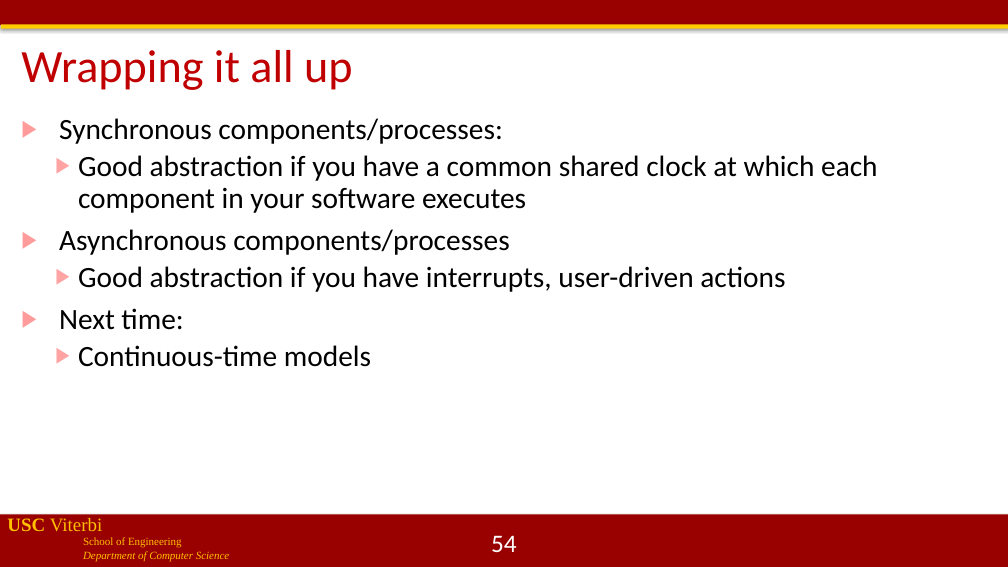
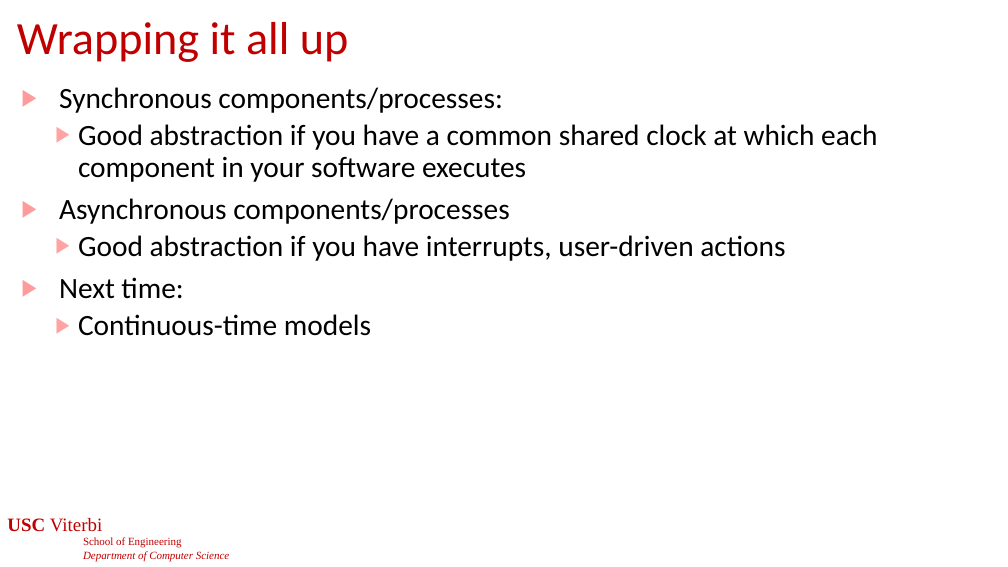
Before and after one commit to jdeshmukh/jdeshmukh.github.io, a slide deck: slide 55 of teaching/cs513slides/lecture1-Models.pptx (slide 54 before the commit). Drawn at 1008x567 pixels with LibreOffice and Linux fonts; fonts in the diff are those of the drawing; background and template pictures are left out. Boxes give left, top, right and bottom in pixels: in the first picture for what was removed or moved away, otherwise in the second. Text is boxed around its words. In the diff, an @@ line names an element or a change of style, - is before the commit and + after.

```diff
--- a/teaching/cs513slides/lecture1-Models.pptx
+++ b/teaching/cs513slides/lecture1-Models.pptx
@@ rectangle removed at bbox=[0, 0, 1008, 25] @@
@@ rectangle removed at bbox=[1, 24, 1008, 29] @@
@@ title "Wrapping it all up": place and size @@
-title "Wrapping it all up" at bbox=[21, 50, 353, 90]
+title "Wrapping it all up" at bbox=[17, 22, 349, 62]
@@ text "Synchronous components/processes:": place and size @@
-text "Synchronous components/processes:" at bbox=[59, 118, 878, 367]
+text "Synchronous components/processes:" at bbox=[59, 87, 878, 336]
@@ text "USC Viterbi" at bbox=[7, 518, 229, 561]: text colour #FFC000 to #C00000 @@
@@ rectangle removed at bbox=[0, 515, 1008, 567] @@
@@ page number at bbox=[491, 535, 517, 552]: text changed @@
-54
+55
```
Also in this commit, not shown: 53 other slides changed, 1 slide added, 3 other files.
